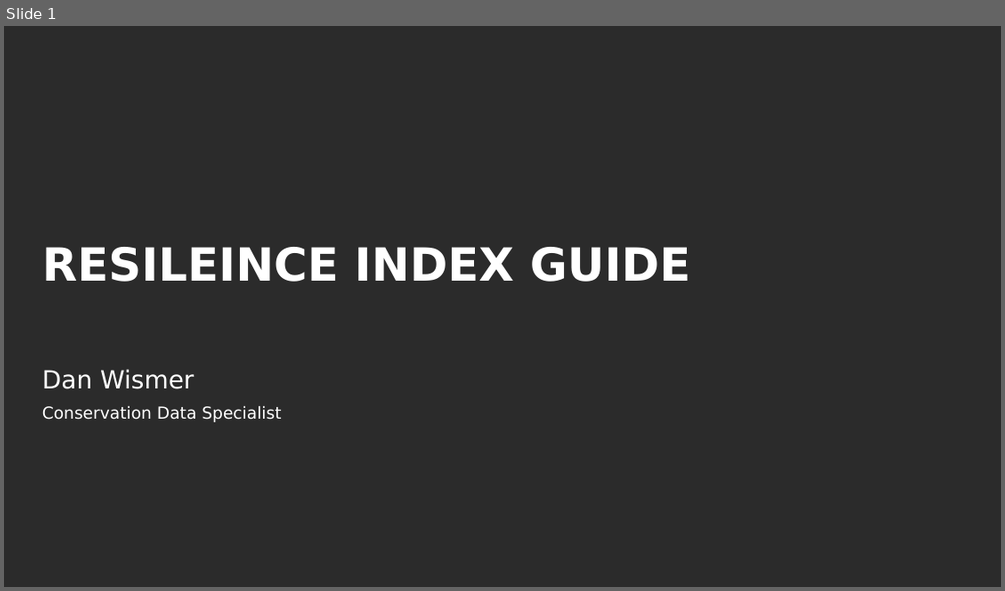
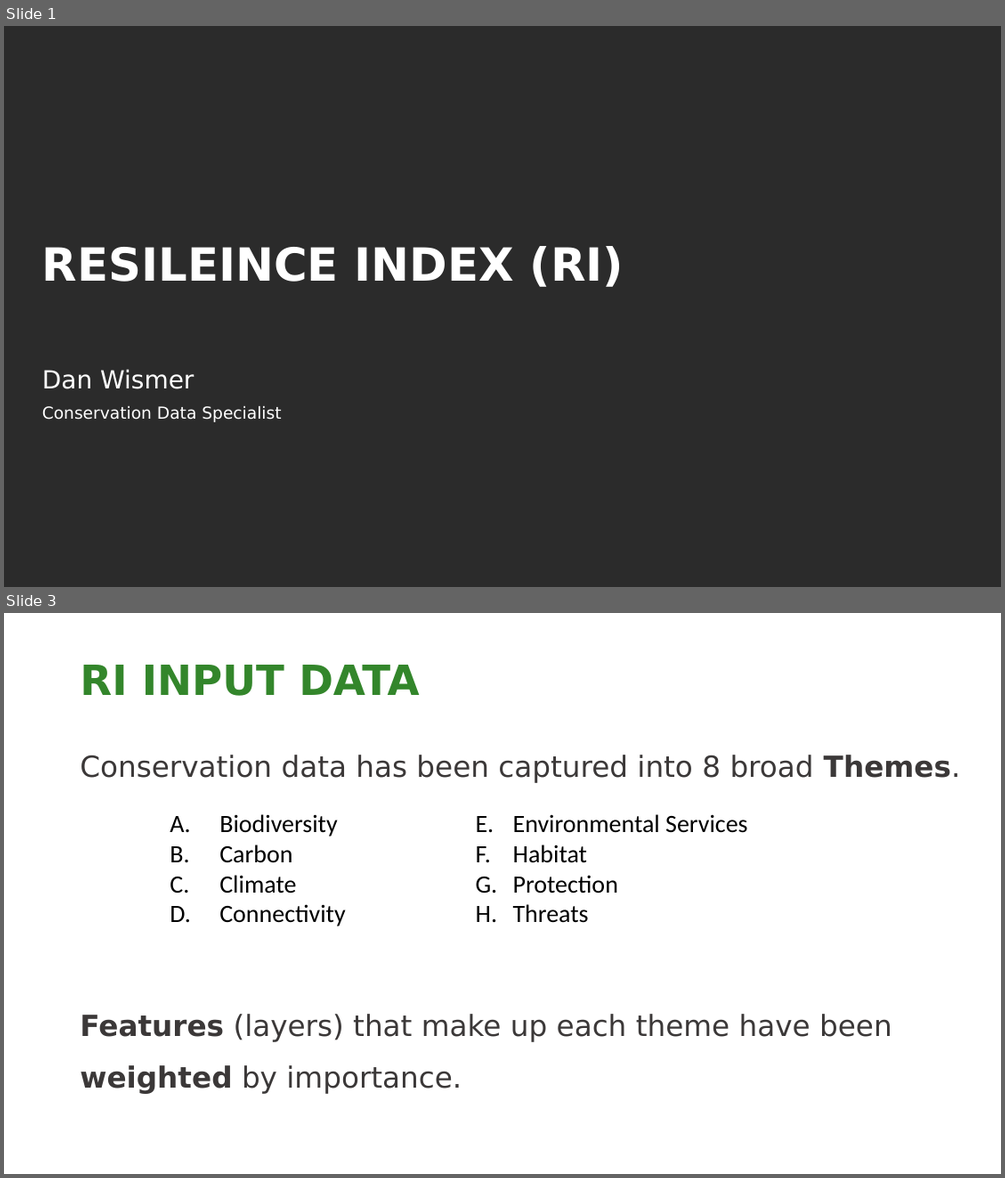
Before and after one commit to NCC-CNC/RI-proto, a slide deck: www/RI_GUIDE.pptx. Shown one above the other, each under a label of ours: slide 1 before the commit, slides 1 and 3 after it; the slides between them are not shown. The pictures are 1005x591 and 1005x1178 pixels, drawn with LibreOffice and Linux fonts; fonts in the diff are those of the drawing; background and template pictures are left out; a plain dark background stands for a picture behind light text. Boxes give left, top, right and bottom in pixels: in the first picture for what was removed or moved away, otherwise in the second. Text is boxed around its words. In the diff, an @@ line names an element or a change of style, - is before the commit and + after.

```diff
--- a/www/RI_GUIDE.pptx
+++ b/www/RI_GUIDE.pptx
@@ slide 3 added at (x1=4, y1=613, x2=1001, y2=1174), background picture (left out) @@
@@ title added at (x1=80, y1=665, x2=419, y2=696), 30 pt, text #33862B, bold @@
+RI INPUT DATA
@@ text added at (x1=80, y1=755, x2=961, y2=783), 21 pt, text #3B3838 @@
+Conservation data has been captured into 8 broad Themes.
@@ text added at (x1=219, y1=814, x2=345, y2=926), 18 pt, text #000000 @@
+A. Biodiversity
+B. Carbon
+C. Climate
+D. Connectivity
@@ text added at (x1=513, y1=814, x2=747, y2=923), 18 pt, text #000000 @@
+E. Environmental Services
+F. Habitat
+G. Protection
+H. Threats
@@ text added at (x1=80, y1=1013, x2=892, y2=1094), 21 pt, text #3B3838 @@
+Features (layers) that make up each theme have been weighted by importance.
@@ slide 1 changed as well @@
@@ title at (x1=42, y1=246, x2=624, y2=287): text changed @@
-RESILEINCE INDEX GUIDE
+RESILEINCE INDEX (RI)
```
Also in this commit, not shown: 6 other slides added, 1 slide removed, 3 other files.
